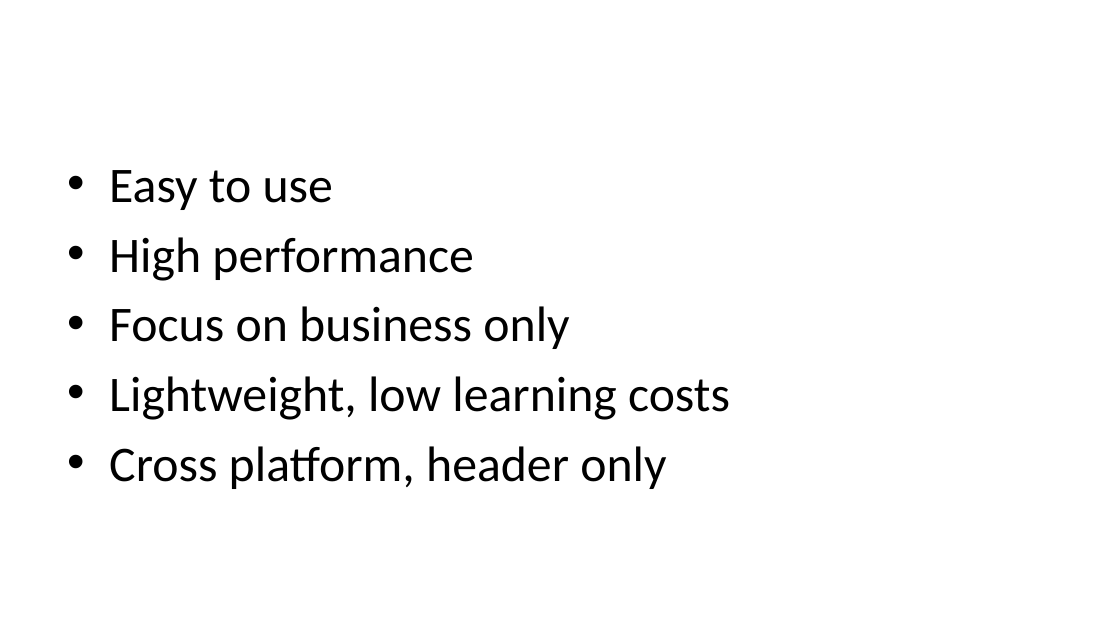
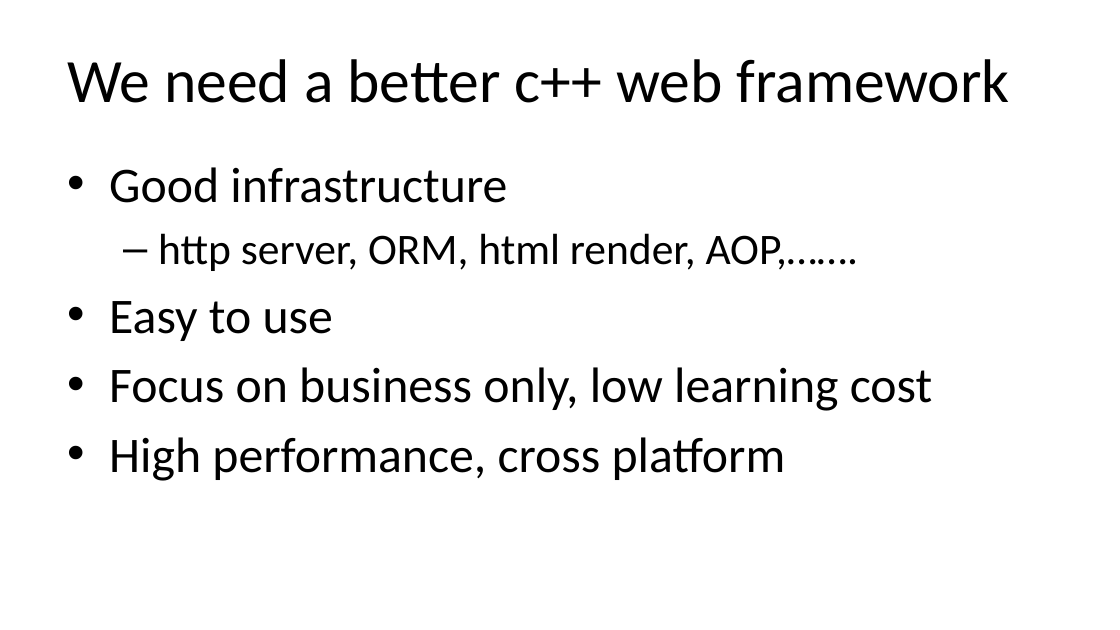
Before and after one commit to qicosmos/cppcon2018, a slide deck: slide 13 of cppcon2018.pptx (slide 6 before the commit). Drawn at 1120x630 pixels with LibreOffice and Linux fonts; fonts in the diff are those of the drawing. Boxes give left, top, right and bottom in pixels: in the first picture for what was removed or moved away, otherwise in the second. Text is boxed around its words. In the diff, an @@ line names an element or a change of style, - is before the commit and + after.

```diff
--- a/cppcon2018.pptx
+++ b/cppcon2018.pptx
@@ title added at [67,59,1010,103], 39.6 pt, text #000000 @@
+We need a better c++ web framework
@@ text at [109,167,858,271]: paragraphs added @@
+• Good infrastructure
+  – http server, ORM, html render, AOP,…….
@@ text at [109,367,932,481]: text changed @@
-• High performance
-• Focus on business only
-• Lightweight, low learning costs
-• Cross platform, header only
+• Focus on business only, low learning cost
+• High performance, cross platform
```
Also in this commit, not shown: 13 other slides changed, 8 slides added, 2 slides removed.
